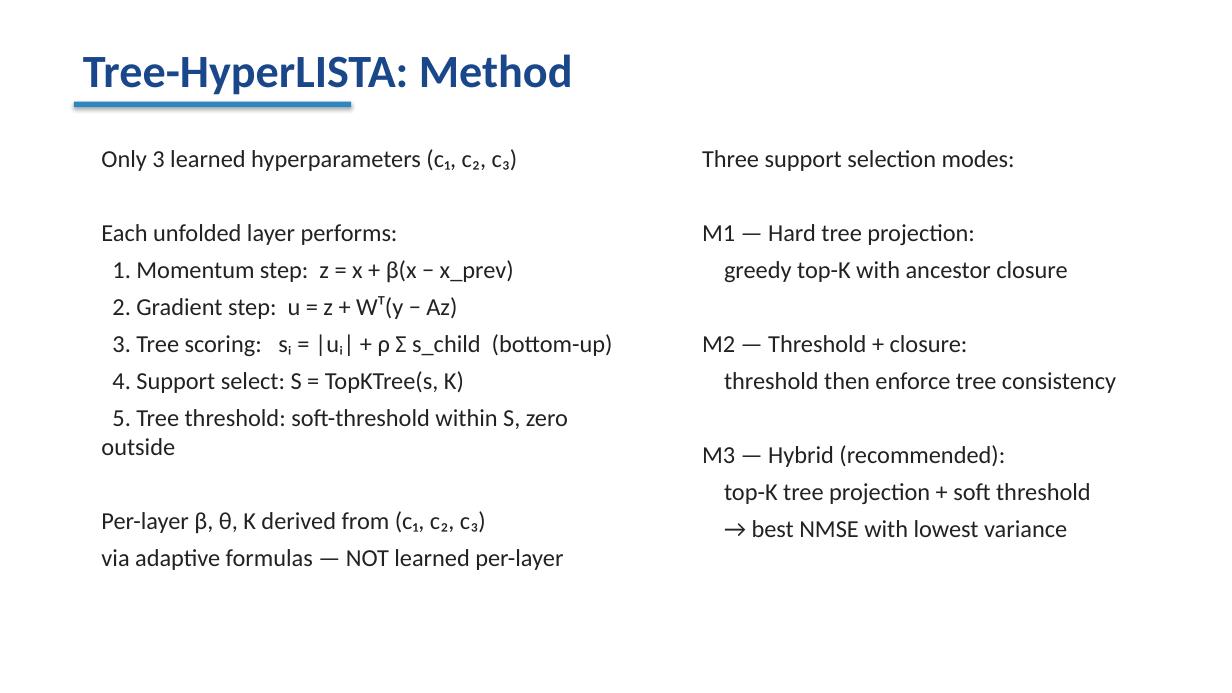
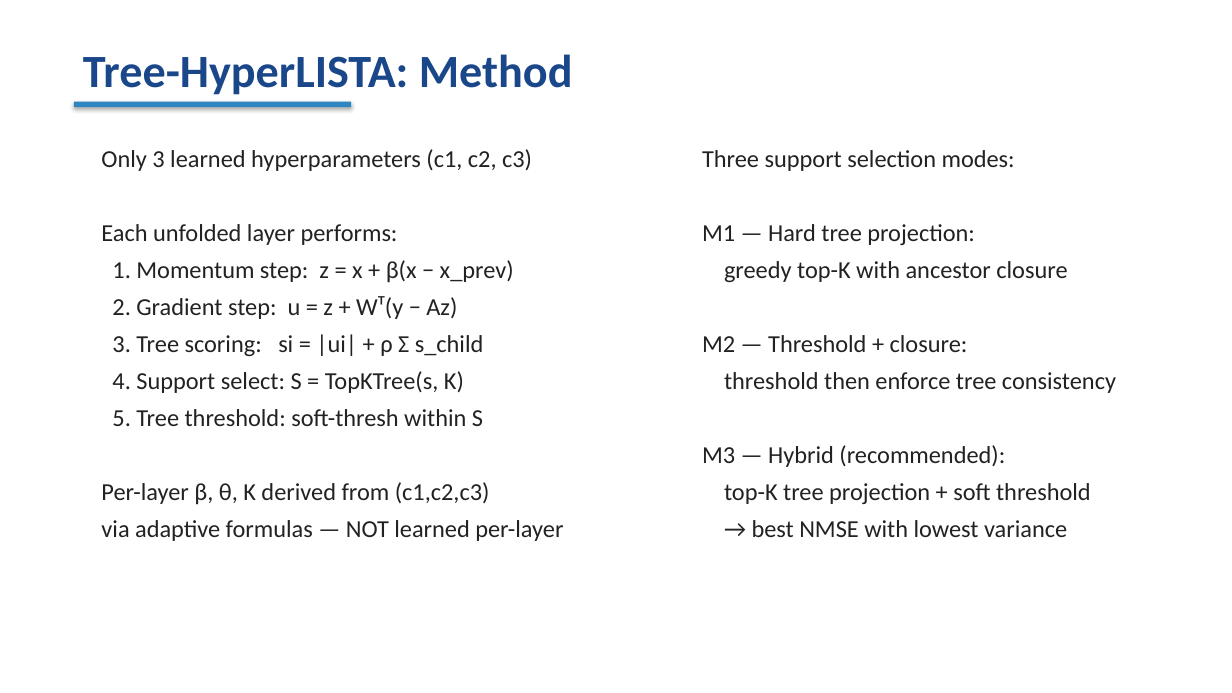
Before and after one commit to ALPHAGOD12/tree-hyperlista, a slide deck: slide 3 of paper/tree_hyperlista_slides.pptx. Drawn at 1232x693 pixels with LibreOffice and Linux fonts; fonts in the diff are those of the drawing. Boxes give left, top, right and bottom in pixels: in the first picture for what was removed or moved away, otherwise in the second. Text is boxed around its words. In the diff, an @@ line names an element or a change of style, - is before the commit and + after.

```diff
--- a/paper/tree_hyperlista_slides.pptx
+++ b/paper/tree_hyperlista_slides.pptx
@@ text at bbox=[101, 149, 532, 171]: text changed @@
-Only 3 learned hyperparameters (c₁, c₂, c₃)
+Only 3 learned hyperparameters (c1, c2, c3)
@@ text at bbox=[112, 334, 484, 356]: text changed @@
-3. Tree scoring: sᵢ = |uᵢ| + ρ Σ s_child (bottom-up)
+3. Tree scoring: si = |ui| + ρ Σ s_child
@@ text at bbox=[101, 409, 490, 505]: text changed @@
-5. Tree threshold: soft-threshold within S, zero outside
-Per-layer β, θ, K derived from (c₁, c₂, c₃)
+5. Tree threshold: soft-thresh within S
+Per-layer β, θ, K derived from (c1,c2,c3)
```
Also in this commit, not shown: 9 other slides changed, 5 slides added, 3 other files.
